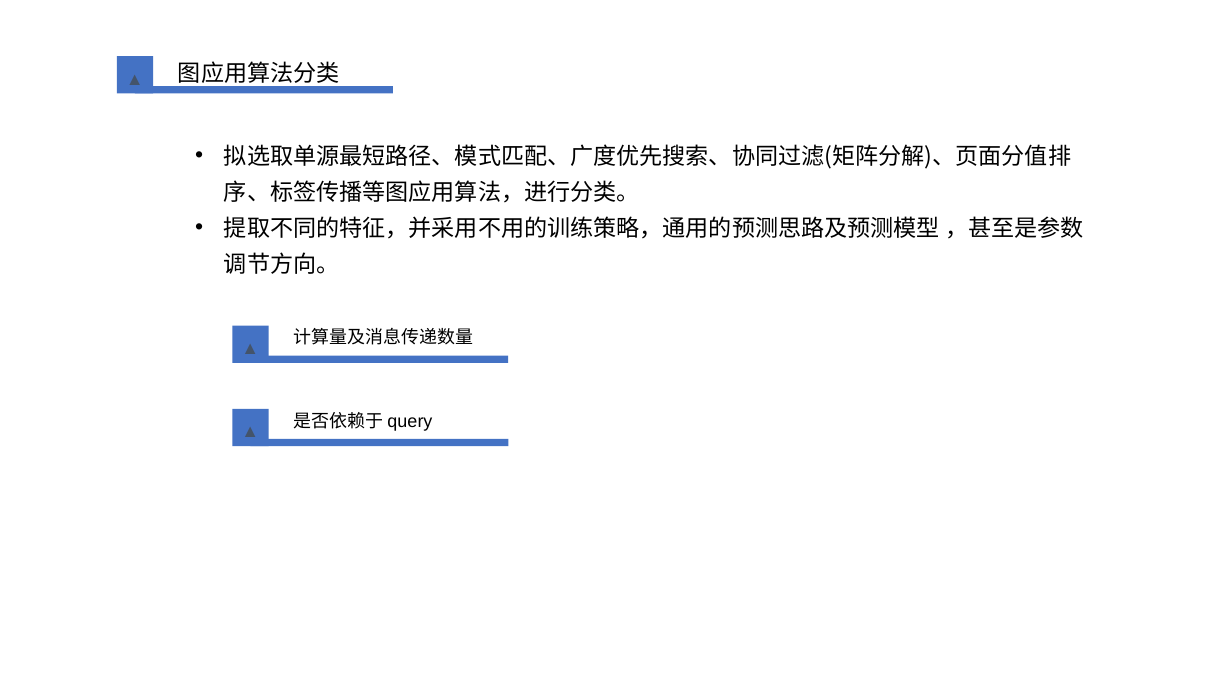
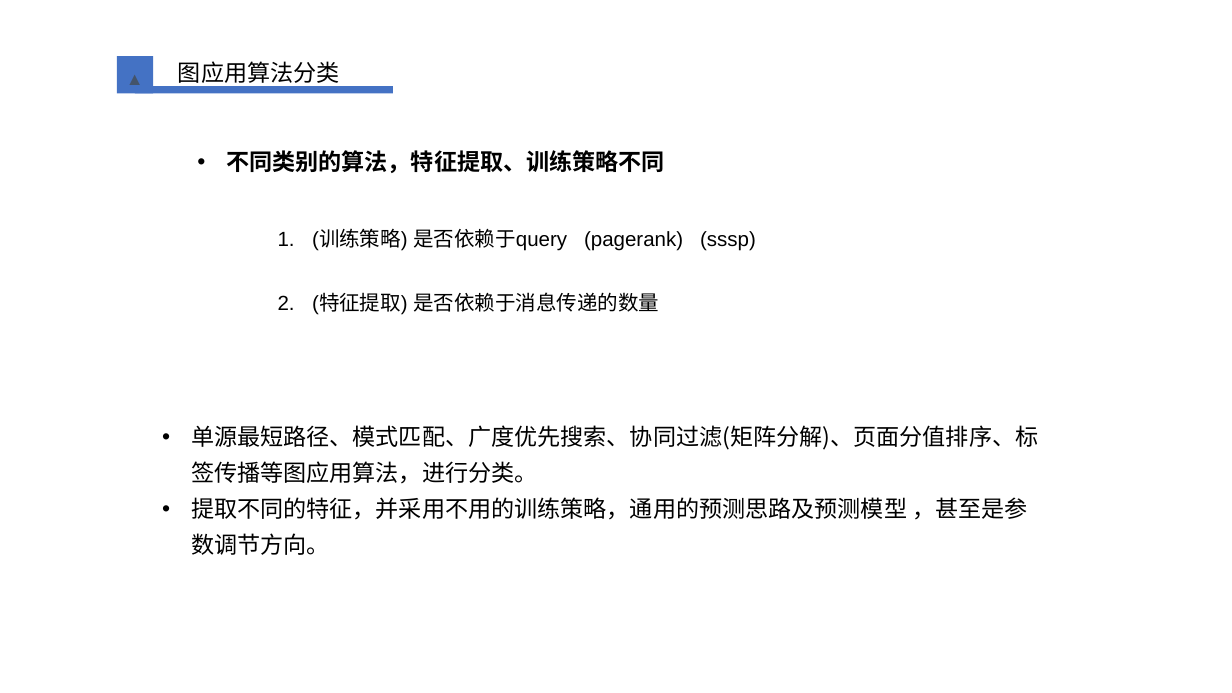
Before and after one commit to lidongze0629/Miscellaneous, a slide deck: slide 8 of graduation_paper/开题答辩.pptx. Drawn at 1232x693 pixels with LibreOffice and Linux fonts; fonts in the diff are those of the drawing; background and template pictures are left out. Boxes give left, top, right and bottom in pixels: in the first picture for what was removed or moved away, otherwise in the second. Text is boxed around its words. In the diff, an @@ line names an element or a change of style, - is before the commit and + after.

Commit message:
update ppt

```diff
--- a/graduation_paper/开题答辩.pptx
+++ b/graduation_paper/开题答辩.pptx
@@ text added at box(226, 150, 665, 173), 18 pt, text #000000, bold @@
+• 不同类别的算法，特征提取、训练策略不同
@@ text at box(312, 229, 756, 315): text changed; size 14 to 16 pt @@
-计算量及消息传递数量
+1. (训练策略) 是否依赖于query (pagerank) (sssp)
+2. (特征提取) 是否依赖于消息传递的数量
@@ rectangle removed at box(232, 326, 268, 363) @@
-▲
@@ corner removed at box(250, 348, 508, 363) @@
@@ text "单源最短路径、模式匹配、广度优先搜索、协同过滤(矩阵分解)、页面分值排序、标签传播等图应用算法，进行分类。": place and size @@
-text "单源最短路径、模式匹配、广度优先搜索、协同过滤(矩阵分解)、页面分值排序、标签传播等图应用算法，进行分类。" at box(224, 144, 1084, 274)
+text "单源最短路径、模式匹配、广度优先搜索、协同过滤(矩阵分解)、页面分值排序、标签传播等图应用算法，进行分类。" at box(191, 425, 1038, 555)
@@ rectangle removed at box(232, 409, 268, 446) @@
-▲
@@ text removed at box(293, 412, 432, 431) @@
-是否依赖于 query
@@ text at box(191, 425, 1038, 484): text changed @@
-• 拟选取单源最短路径、模式匹配、广度优先搜索、协同过滤(矩阵分解)、页面分值排序、标签传播等图应用算法，进行分类。
+• 单源最短路径、模式匹配、广度优先搜索、协同过滤(矩阵分解)、页面分值排序、标签传播等图应用算法，进行分类。
@@ corner removed at box(250, 432, 508, 446) @@
```
Also in this commit, not shown: 6 other slides changed, 2 slides added, 1 slide removed.
